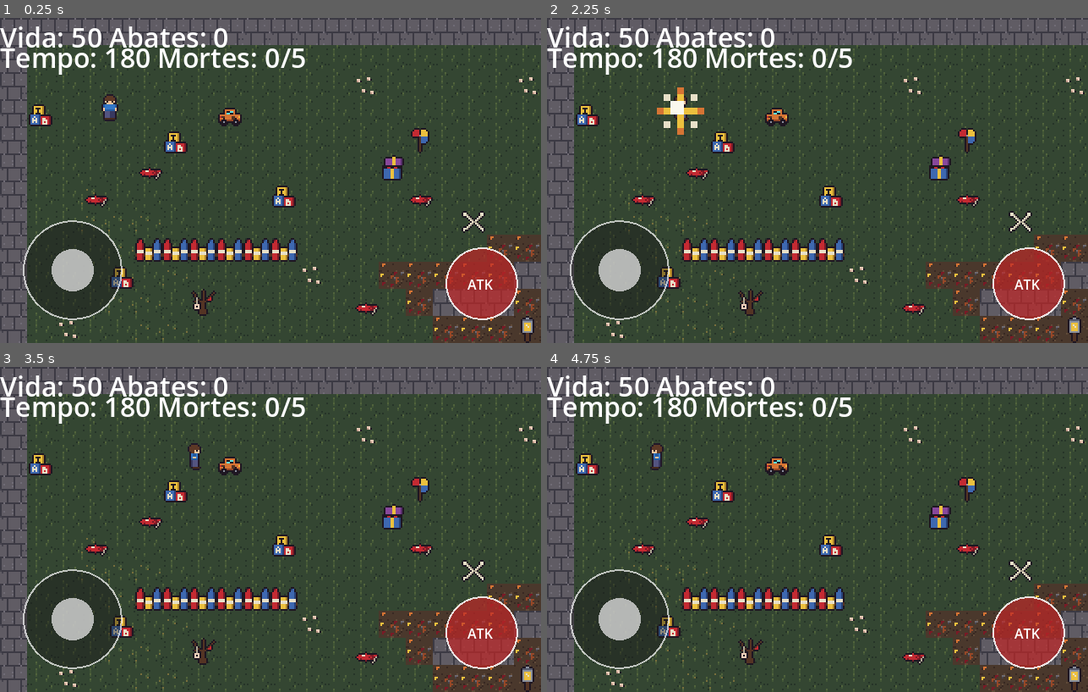
Above: before the commit, frames 1-4 (two rows, left to right).
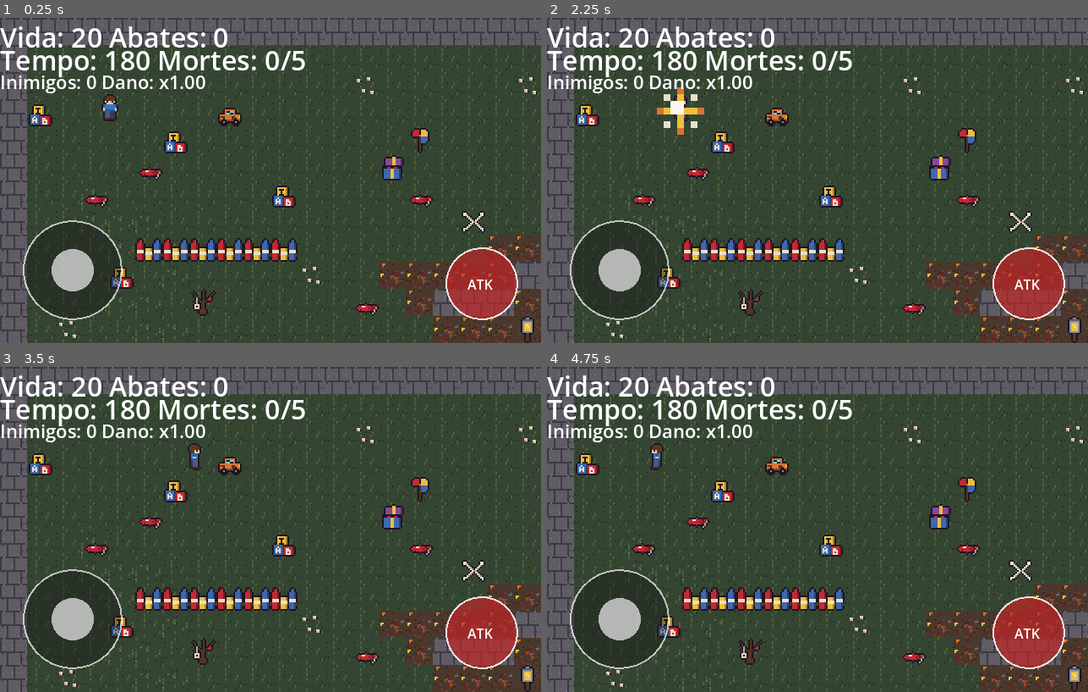
Above: after the commit, the same moments.

Repository: Olivetta21/jd2-olivetta21
Game: Godot game, scene res://scenes/cemiterio.tscn
The game is run twice, just before and just after one commit, with the same random seed, the same clock (stepped at 60 frames per second) and the same inputs.
Inputs (mouse positions are in pixels of both pictures, inside the frame that each line leads up to):
- Up to frame 1 (0.25 s): no input
- Up to frame 2 (2.25 s): tap Enter (ui_accept) at 0.5, 1.25, 2, 2.1 s; drag from (817, 180) to (655, 109) at 0.52 s; drag from (709, 196) to (655, 109) at 1.27 s; move the mouse to (871, 109) at 2.02 s; hold D (right) from 2.03 s (still down); click (871, 109) at 2.17 s
- Up to frame 3 (3.5 s): release D (right) at 2.75 s; drag from (243, 594) to (194, 461) at 2.77 s
- Up to frame 4 (4.75 s): tap Enter (ui_accept) at 3.5, 3.6, 3.77, 4.07 s; move the mouse to (979, 578) at 3.52 s; hold A (left) 3.53-4.25 s; click (979, 578) at 3.67 s; drag from (655, 480) to (736, 448) at 4.27 s

The runs differ from the first frame. In frame 1, 2.1% of the frame differs, in the area x 0-57%, y 3-24%; in frame 2, 2.1%; in frame 3, 2.1%; in frame 4, 2.1%.

Commit message:
fix: bug contador de abate corrigido

Diff:
--- a/scenes/cemiterio.tscn
+++ b/scenes/cemiterio.tscn
@@ -6,18 +6,24 @@
 [ext_resource type="Script" uid="uid://m3vddknkk5df" path="res://scripts/InimigoChance.gd" id="2_tbjnj"]
 [ext_resource type="PackedScene" uid="uid://irr52n8hfpny" path="res://scenes/inimigo_macaco.tscn" id="3_sl0ah"]
 [ext_resource type="PackedScene" uid="uid://bkak52r1dhrct" path="res://scenes/inimigo.tscn" id="3_xbdxf"]
-[ext_resource type="Script" path="res://scripts/controles_moveis.gd" id="4_controles"]
+[ext_resource type="Script" uid="uid://bneh0wiwh4p5u" path="res://scripts/controles_moveis.gd" id="4_controles"]
+[ext_resource type="PackedScene" uid="uid://bu37ty0ivh5yb" path="res://scenes/inimigo_ursogrande.tscn" id="5_tsdcv"]
 
 [sub_resource type="Resource" id="Resource_a6kbn"]
 script = ExtResource("2_tbjnj")
 cena = ExtResource("3_xbdxf")
-chance = 50.0
+chance = 45.0
 metadata/_custom_type_script = "uid://m3vddknkk5df"
 
 [sub_resource type="Resource" id="Resource_7pxyx"]
 script = ExtResource("2_tbjnj")
 cena = ExtResource("3_sl0ah")
-chance = 50.0
+chance = 45.0
+metadata/_custom_type_script = "uid://m3vddknkk5df"
+
+[sub_resource type="Resource" id="Resource_8mfcn"]
+script = ExtResource("2_tbjnj")
+cena = ExtResource("5_tsdcv")
 metadata/_custom_type_script = "uid://m3vddknkk5df"
 
 [sub_resource type="NavigationPolygon" id="NavigationPolygon_v5v4v"]
@@ -27,7 +33,7 @@
 
 [node name="Cemiterio" type="Node2D" unique_id=2035973065]
 script = ExtResource("1_xbdxf")
-inimigos = Array[ExtResource("2_tbjnj")]([SubResource("Resource_a6kbn"), SubResource("Resource_7pxyx")])
+inimigos = Array[ExtResource("2_tbjnj")]([SubResource("Resource_a6kbn"), SubResource("Resource_7pxyx"), SubResource("Resource_8mfcn")])
 
 [node name="Navegacao" type="NavigationRegion2D" parent="." unique_id=470759307]
 navigation_polygon = SubResource("NavigationPolygon_v5v4v")
@@ -80,14 +86,13 @@
 
 [node name="HUD" type="CanvasLayer" parent="." unique_id=2046774790]
 
-[node name="ControlesMoveis" type="Control" parent="HUD" groups=["controles_moveis"]]
+[node name="ControlesMoveis" type="Control" parent="HUD" unique_id=99833519 groups=["controles_moveis"]]
 layout_mode = 3
 anchors_preset = 15
 anchor_right = 1.0
 anchor_bottom = 1.0
 grow_horizontal = 2
 grow_vertical = 2
-mouse_filter = 0
 script = ExtResource("4_controles")
 
 [node name="Vida" type="Label" parent="HUD" unique_id=344254322]
@@ -96,10 +101,16 @@
 theme_override_font_sizes/font_size = 32
 
 [node name="Tempo" type="Label" parent="HUD" unique_id=1428804076]
-offset_top = 24.0
+offset_top = 27.0
 offset_right = 40.0
-offset_bottom = 69.0
+offset_bottom = 72.0
 theme_override_font_sizes/font_size = 32
+
+[node name="Inimigos" type="Label" parent="HUD" unique_id=1117006349]
+offset_top = 60.0
+offset_right = 300.0
+offset_bottom = 91.0
+theme_override_font_sizes/font_size = 22
 
 [connection signal="timeout" from="Horda" to="." method="_on_horda_timeout"]
 [connection signal="timeout" from="Relogio" to="." method="_on_relogio_timeout"]
--- /dev/null
+++ b/scenes/inimigo_ursogrande.tscn
@@ -0,0 +1,57 @@
+[gd_scene format=3 uid="uid://bu37ty0ivh5yb"]
+
+[ext_resource type="Script" uid="uid://cfntcxkus14xp" path="res://scripts/inimigo.gd" id="1_aoldv"]
+[ext_resource type="Texture2D" uid="uid://cc1nvgwfcewnj" path="res://sprites/cemiterio_brinquedos_128x128(.png" id="2_rfr3a"]
+
+[sub_resource type="RectangleShape2D" id="RectangleShape2D_m4o7o"]
+size = Vector2(8, 4)
+
+[sub_resource type="AtlasTexture" id="AtlasTexture_eh46w"]
+atlas = ExtResource("2_rfr3a")
+region = Rect2(0, 32, 32, 32)
+
+[sub_resource type="AtlasTexture" id="AtlasTexture_d770c"]
+atlas = ExtResource("2_rfr3a")
+region = Rect2(0, 32, 32, 32)
+
+[sub_resource type="SpriteFrames" id="SpriteFrames_v5v4v"]
+animations = [{
+"frames": [{
+"duration": 1.0,
+"texture": SubResource("AtlasTexture_eh46w")
+}, {
+"duration": 1.0,
+"texture": SubResource("AtlasTexture_d770c")
+}],
+"loop": 1,
+"name": &"walk",
+"speed": 5.0
+}]
+
+[node name="inimigo_ursogrande" type="CharacterBody2D" unique_id=119047143 groups=["inimigo"]]
+collision_layer = 4
+collision_mask = 5
+motion_mode = 1
+script = ExtResource("1_aoldv")
+velocidade = 20.0
+vida = 20
+dano = 50
+forca_arremesso = 10.0
+
+[node name="CollisionShape2D" type="CollisionShape2D" parent="." unique_id=567046324]
+position = Vector2(0, 11)
+shape = SubResource("RectangleShape2D_m4o7o")
+
+[node name="AnimatedSprite2D" type="AnimatedSprite2D" parent="." unique_id=580665781]
+sprite_frames = SubResource("SpriteFrames_v5v4v")
+animation = &"walk"
+
+[node name="NavigationAgent2D" type="NavigationAgent2D" parent="." unique_id=1845800037]
+path_desired_distance = 4.0
+target_desired_distance = 4.0
+
+[node name="Timer" type="Timer" parent="." unique_id=2051703426]
+wait_time = 0.5
+autostart = true
+
+[connection signal="timeout" from="Timer" to="." method="_on_timer_timeout"]
--- a/scenes/jogador.tscn
+++ b/scenes/jogador.tscn
@@ -223,7 +223,7 @@
 collision_mask = 3
 motion_mode = 1
 script = ExtResource("1_uahlj")
-vida = 50
+vida = 20
 vida_maxima = 10
 dano = 2
 
--- a/scripts/cemiterio.gd
+++ b/scripts/cemiterio.gd
@@ -11,6 +11,8 @@
 const MAX_DEATHS := 5
 const RESPAWN_DELAY := 1.0
 const GAME_STATE_INTERVAL := 0.2
+const ENEMIES_PER_DAMAGE_STEP := 5
+const DAMAGE_MULTIPLIER_STEP := 0.25
 
 @export var inimigos: Array[InimigoChance] = []
 
@@ -19,6 +21,7 @@
 @onready var jogador := $jogador
 @onready var texto_vida: Label = $HUD/Vida
 @onready var texto_tempo: Label = $HUD/Tempo
+@onready var texto_inimigos: Label = $HUD/Inimigos
 @onready var posicao_inicial_jogador: Vector2 = jogador.global_position
 
 var abates := 0
@@ -115,6 +118,10 @@
 		suavizar_inimigos_remotos(delta)
 
 	texto_vida.text = "Vida: %d Abates: %d" % [jogador.vida, abates]
+	texto_inimigos.text = "Inimigos: %d Dano: x%.2f" % [
+		contar_inimigos(),
+		calcular_multiplicador_dano()
+	]
 	texto_tempo.text = "Tempo: %d Mortes: %d/%d" % [
 		ceil(tempo_restante), mortes, MAX_DEATHS
 	]
@@ -126,6 +133,7 @@
 		"welcome":
 			meu_id = int(mensagem.get("id", -1))
 			mortes = int(mensagem.get("deaths", mortes))
+			abates = int(mensagem.get("kills", abates))
 			definir_autoridade(bool(mensagem.get("host", false)))
 			for estado in mensagem.get("players", []):
 				adicionar_remoto(estado)
@@ -232,9 +240,22 @@
 	get_tree().change_scene_to_file.call_deferred("res://scenes/derrota.tscn")
 
 func aplicar_ataque_remoto(posicao: Vector2) -> void:
+	var dano_atual := calcular_dano_jogador(1)
 	for inimigo in get_tree().get_nodes_in_group("inimigo"):
 		if not inimigo.morreu and inimigo.global_position.distance_squared_to(posicao) <= 24.0 * 24.0:
-			inimigo.levar_golpe(1)
+			inimigo.levar_golpe(dano_atual)
+
+func contar_inimigos() -> int:
+	if sou_autoridade:
+		return get_tree().get_nodes_in_group("inimigo").size()
+	return inimigos_remotos.size()
+
+func calcular_multiplicador_dano() -> float:
+	var faixas := contar_inimigos() / ENEMIES_PER_DAMAGE_STEP
+	return 1.0 + faixas * DAMAGE_MULTIPLIER_STEP
+
+func calcular_dano_jogador(dano_base: int) -> int:
+	return maxi(1, ceili(float(dano_base) * calcular_multiplicador_dano()))
 
 func enviar(mensagem: Dictionary) -> void:
 	if socket.get_ready_state() == WebSocketPeer.STATE_OPEN:
@@ -387,3 +408,5 @@
 
 func inimigo_morreu(_inimigo: Node2D) -> void:
 	abates += 1
+	if sou_autoridade:
+		enviar({"t": "kill"})
--- a/scripts/jogador.gd
+++ b/scripts/jogador.gd
@@ -153,9 +153,13 @@
 	return controles_moveis != null and controles_moveis.consume_attack()
 
 func aplicar_dano_do_ataque() -> void:
+	var dano_atual := dano
+	var cena := get_tree().current_scene
+	if cena.has_method("calcular_dano_jogador"):
+		dano_atual = cena.calcular_dano_jogador(dano)
 	for alvo in ataque.get_overlapping_bodies():
 		if alvo.is_in_group("inimigo") and alvo.has_method("levar_golpe"):
-			alvo.levar_golpe(dano)
+			alvo.levar_golpe(dano_atual)
 
 func levar_dano(valor: int) -> void:
 	if invencivel or em_respawn or status == PlayerState.DEATH:
Not shown, changed: README.md
Not shown, changed: Servidor/websocket.py
